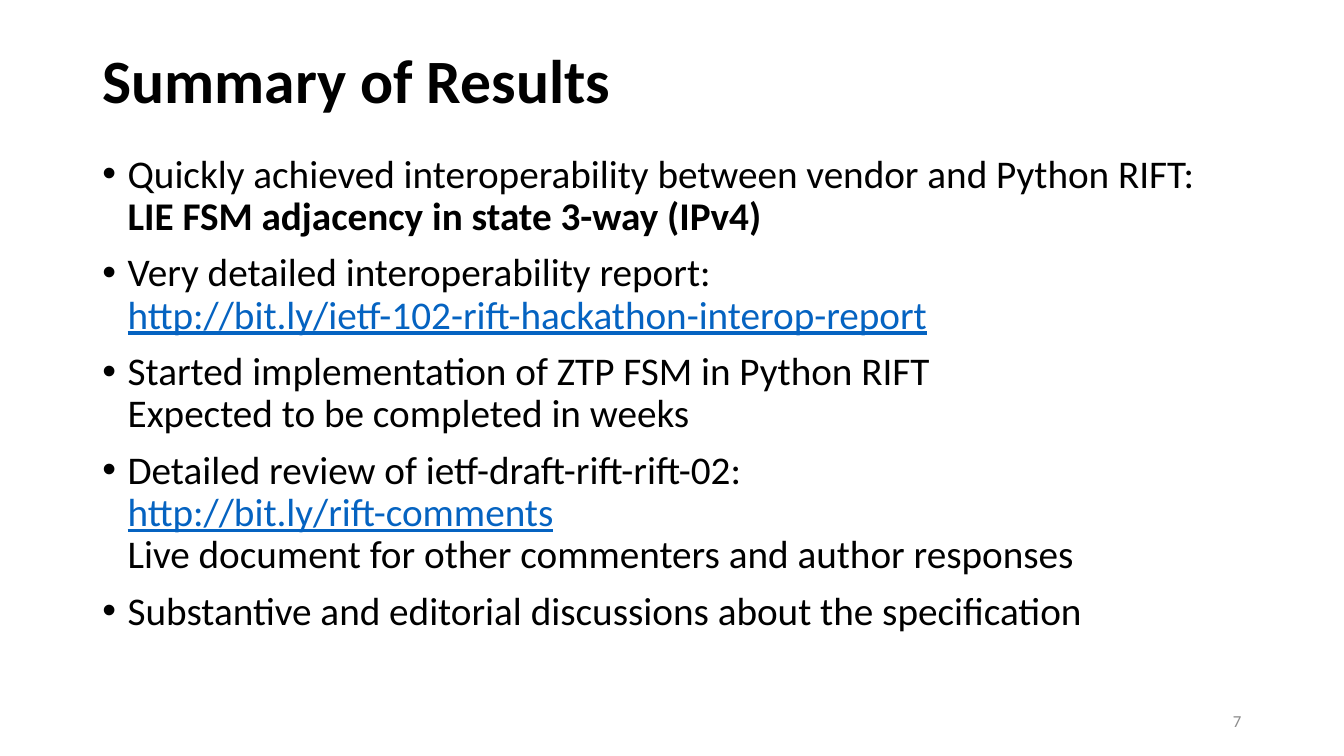
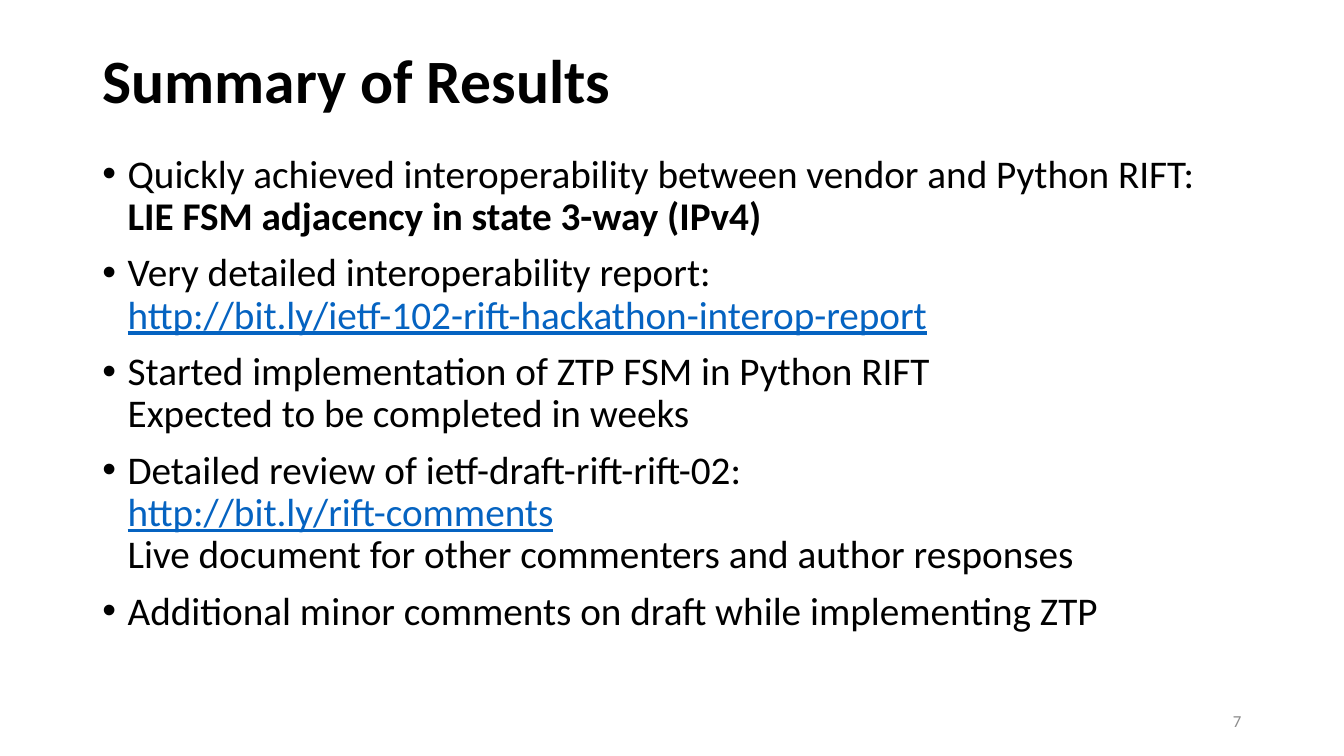
Before and after one commit to brunorijsman/rift-python, a slide deck: slide 7 of ietf-102/ietf-102-rift-hackathon-slides.pptx. Drawn at 1344x756 pixels with LibreOffice and Linux fonts; fonts in the diff are those of the drawing. Boxes give left, top, right and bottom in pixels: in the first picture for what was removed or moved away, otherwise in the second. Text is boxed around its words. In the diff, an @@ line names an element or a change of style, - is before the commit and + after.

Commit message:
Minor fix in slides

```diff
--- a/ietf-102/ietf-102-rift-hackathon-slides.pptx
+++ b/ietf-102/ietf-102-rift-hackathon-slides.pptx
@@ text at <box>128,597,1098,632</box>: text changed @@
-• Substantive and editorial discussions about the specification
+• Additional minor comments on draft while implementing ZTP
```
